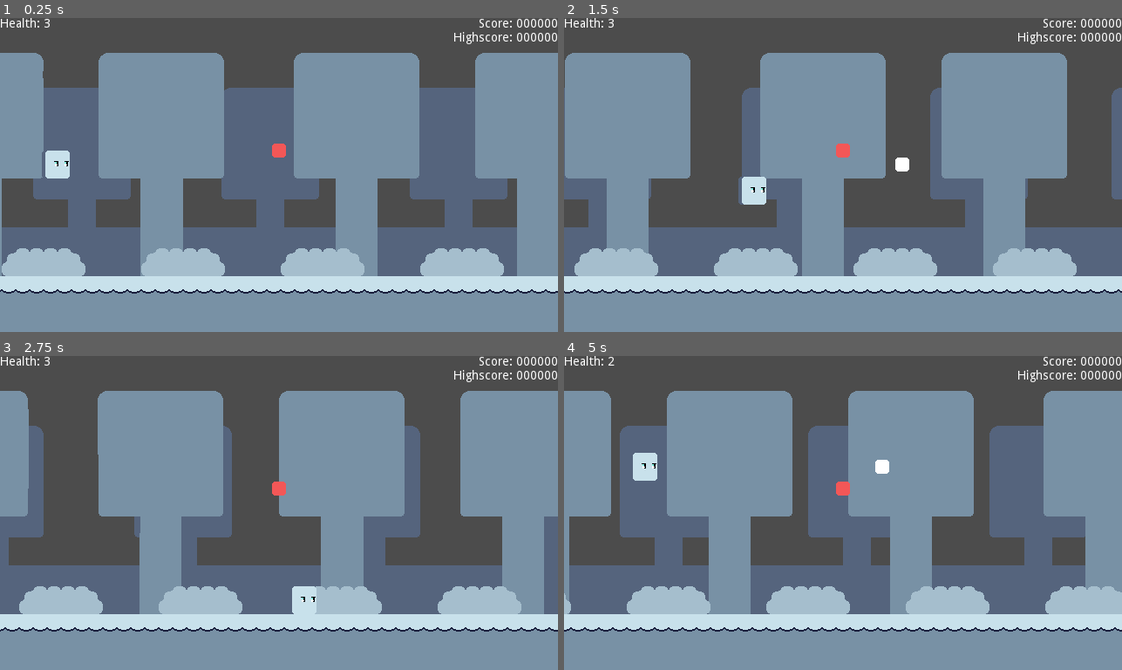
Above: before the commit, frames 1-4 (two rows, left to right).
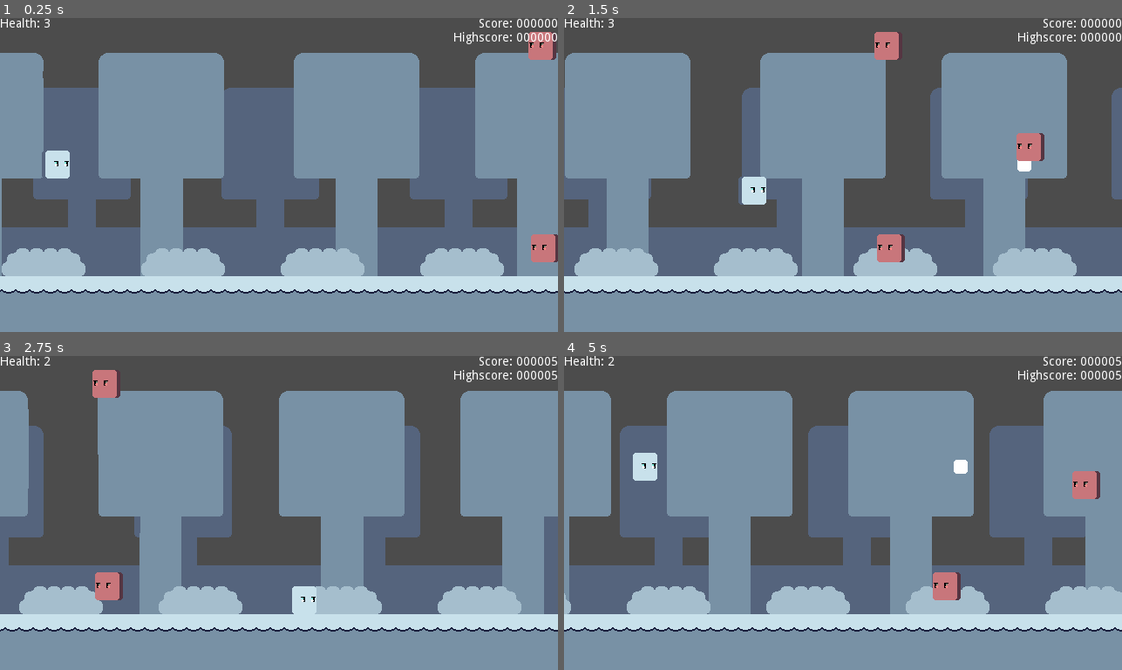
Above: after the commit, the same moments.

Repository: NexusrexDev/Geoshootria
Game: Godot game, scene res://Scenes/Level.tscn
Two runs of this game, one before a commit and one after it. Both use one fixed random seed, a clock stepped at 60 frames per second and the inputs below. The project has no main scene, so this scene is started directly.
Inputs:
- Up to frame 1 (0.25 s): no input
- Up to frame 2 (1.5 s): tap Enter (ui_select) at 0.5 s; hold D (ui_right) 0.53-1.28 s; tap Space (ui_accept) at 0.77 s; hold S (ui_down) from 1.28 s (still down)
- Up to frame 3 (2.75 s): tap Space (ui_accept) at 1.52 s; release S (ui_down) at 2.03 s; hold D (ui_right) from 2.03 s (still down)
- Up to frame 4 (5 s): release D (ui_right) at 2.78 s; hold W (ui_up) 2.78-3.53 s; tap Space (ui_accept) at 3.02, 3.77, 4.52 s; hold A (ui_left) from 3.53 s (still down)

The runs differ from the first frame. In frame 1, 0.9% of the frame differs, in the area x 48-100%, y 4-78%; in frame 2, 1.6%, in the area x 48-87%, y 4-78%; in frame 3, 1.0%; in frame 4, 1.2%.

Commit message:
Implemented a base enemy class and a basic spawner

Diff:
--- /dev/null
+++ b/Assets/Enemy Patterns/testPattern1.tres
@@ -0,0 +1,30 @@
+[gd_resource type="Resource" load_steps=7 format=2]
+
+[ext_resource path="res://Scripts/spawnableResource.gd" type="Script" id=1]
+[ext_resource path="res://Scripts/spawnableClass.gd" type="Script" id=2]
+[ext_resource path="res://Scenes/Enemies/basicEnemy.tscn" type="PackedScene" id=3]
+
+[sub_resource type="Resource" id=1]
+resource_name = "Enemy 1"
+script = ExtResource( 2 )
+type = ExtResource( 3 )
+position = Vector2( 672, 48 )
+pauseTime = 0.8
+
+[sub_resource type="Resource" id=2]
+resource_name = "Enemy 2"
+script = ExtResource( 2 )
+type = ExtResource( 3 )
+position = Vector2( 672, 164 )
+pauseTime = 0.8
+
+[sub_resource type="Resource" id=3]
+resource_name = "Enemy 3"
+script = ExtResource( 2 )
+type = ExtResource( 3 )
+position = Vector2( 672, 280 )
+pauseTime = 0.001
+
+[resource]
+script = ExtResource( 1 )
+enemy = [ SubResource( 1 ), SubResource( 2 ), SubResource( 3 ) ]
--- /dev/null
+++ b/Assets/Enemy Patterns/testPattern2.tres
@@ -0,0 +1,30 @@
+[gd_resource type="Resource" load_steps=7 format=2]
+
+[ext_resource path="res://Scripts/spawnableResource.gd" type="Script" id=1]
+[ext_resource path="res://Scripts/spawnableClass.gd" type="Script" id=2]
+[ext_resource path="res://Scenes/Enemies/basicEnemy.tscn" type="PackedScene" id=3]
+
+[sub_resource type="Resource" id=1]
+resource_name = "Enemy 1"
+script = ExtResource( 2 )
+type = ExtResource( 3 )
+position = Vector2( 672, 280 )
+pauseTime = 0.8
+
+[sub_resource type="Resource" id=2]
+resource_name = "Enemy 2"
+script = ExtResource( 2 )
+type = ExtResource( 3 )
+position = Vector2( 672, 164 )
+pauseTime = 0.8
+
+[sub_resource type="Resource" id=3]
+resource_name = "Enemy 3"
+script = ExtResource( 2 )
+type = ExtResource( 3 )
+position = Vector2( 672, 48 )
+pauseTime = 0.001
+
+[resource]
+script = ExtResource( 1 )
+enemy = [ SubResource( 1 ), SubResource( 2 ), SubResource( 3 ) ]
--- /dev/null
+++ b/Assets/Enemy Patterns/testPattern3.tres
@@ -0,0 +1,30 @@
+[gd_resource type="Resource" load_steps=7 format=2]
+
+[ext_resource path="res://Scripts/spawnableResource.gd" type="Script" id=1]
+[ext_resource path="res://Scripts/spawnableClass.gd" type="Script" id=2]
+[ext_resource path="res://Scenes/Enemies/basicEnemy.tscn" type="PackedScene" id=3]
+
+[sub_resource type="Resource" id=1]
+resource_name = "Enemy 1"
+script = ExtResource( 2 )
+type = ExtResource( 3 )
+position = Vector2( 672, 48 )
+pauseTime = 0.001
+
+[sub_resource type="Resource" id=2]
+resource_name = "Enemy 2"
+script = ExtResource( 2 )
+type = ExtResource( 3 )
+position = Vector2( 672, 280 )
+pauseTime = 0.8
+
+[sub_resource type="Resource" id=3]
+resource_name = "Enemy 3"
+script = ExtResource( 2 )
+type = ExtResource( 3 )
+position = Vector2( 672, 164 )
+pauseTime = 0.001
+
+[resource]
+script = ExtResource( 1 )
+enemy = [ SubResource( 1 ), SubResource( 2 ), SubResource( 3 ) ]
--- /dev/null
+++ b/Scenes/Enemies/basicEnemy.tscn
@@ -0,0 +1,8 @@
+[gd_scene load_steps=2 format=2]
+
+[ext_resource path="res://Scenes/Enemy.tscn" type="PackedScene" id=1]
+
+[node name="basicEnemy" instance=ExtResource( 1 )]
+health = 1
+score = 5
+motion = Vector2( -200, 0 )
--- /dev/null
+++ b/Scenes/Enemy.tscn
@@ -0,0 +1,28 @@
+[gd_scene load_steps=4 format=2]
+
+[ext_resource path="res://Assets/Prototype/Sprites/characterPlaceholder.png" type="Texture" id=1]
+[ext_resource path="res://Scripts/baseEnemy.gd" type="Script" id=2]
+
+[sub_resource type="RectangleShape2D" id=1]
+extents = Vector2( 16, 16 )
+
+[node name="Enemy" type="Area2D" groups=["enemy"]]
+z_index = 5
+script = ExtResource( 2 )
+
+[node name="CollisionShape2D" type="CollisionShape2D" parent="."]
+position = Vector2( 0, -16 )
+shape = SubResource( 1 )
+
+[node name="Sprite" type="Sprite" parent="."]
+modulate = Color( 1, 0.52549, 0.52549, 1 )
+texture = ExtResource( 1 )
+centered = false
+offset = Vector2( -16, -32 )
+flip_h = true
+
+[node name="iframeTimer" type="Timer" parent="."]
+wait_time = 0.35
+one_shot = true
+
+[connection signal="area_entered" from="." to="." method="_on_Enemy_area_entered"]
--- a/Scenes/Level.tscn
+++ b/Scenes/Level.tscn
@@ -6,7 +6,7 @@
 [ext_resource path="res://Assets/Prototype/Sprites/treebackPlaceholder.png" type="Texture" id=4]
 [ext_resource path="res://Assets/Prototype/Sprites/bushPlaceholder.png" type="Texture" id=5]
 [ext_resource path="res://Scripts/ParallaxManager.gd" type="Script" id=6]
-[ext_resource path="res://Scenes/enemyProjectile.tscn" type="PackedScene" id=7]
+[ext_resource path="res://Scenes/Spawner.tscn" type="PackedScene" id=7]
 [ext_resource path="res://Scenes/HUD.tscn" type="PackedScene" id=8]
 
 [sub_resource type="RectangleShape2D" id=1]
@@ -17,6 +17,9 @@
 
 [sub_resource type="RectangleShape2D" id=3]
 extents = Vector2( 352, 16 )
+
+[sub_resource type="RectangleShape2D" id=4]
+extents = Vector2( 16, 148 )
 
 [node name="Level" type="Node2D"]
 
@@ -97,9 +100,14 @@
 
 [node name="HUD" parent="." instance=ExtResource( 8 )]
 
-[node name="Projectile" parent="." instance=ExtResource( 7 )]
-position = Vector2( 320, 152 )
-speed = 0
+[node name="EnemyLimit" type="Area2D" parent="." groups=["enemyLimit"]]
+
+[node name="CollisionShape2D" type="CollisionShape2D" parent="EnemyLimit"]
+modulate = Color( 0.121569, 0.384314, 0.454902, 1 )
+position = Vector2( -48, 148 )
+shape = SubResource( 4 )
+
+[node name="Spawner" parent="." instance=ExtResource( 7 )]
 
 [connection signal="death" from="Player" to="HUD" method="gameOver"]
 [connection signal="healthChange" from="Player" to="HUD" method="healthUpdate"]
--- a/Scenes/Player.tscn
+++ b/Scenes/Player.tscn
@@ -1,7 +1,8 @@
-[gd_scene load_steps=5 format=2]
+[gd_scene load_steps=6 format=2]
 
 [ext_resource path="res://Assets/Prototype/Sprites/characterPlaceholder.png" type="Texture" id=1]
 [ext_resource path="res://Scripts/Player.gd" type="Script" id=2]
+[ext_resource path="res://Scenes/playerProjectile.tscn" type="PackedScene" id=3]
 
 [sub_resource type="RectangleShape2D" id=1]
 extents = Vector2( 16, 16 )
@@ -12,6 +13,7 @@
 [node name="Player" type="KinematicBody2D"]
 z_index = 10
 script = ExtResource( 2 )
+projectile = ExtResource( 3 )
 
 [node name="CollisionShape2D" type="CollisionShape2D" parent="."]
 position = Vector2( 0, -16 )
--- /dev/null
+++ b/Scenes/Spawner.tscn
@@ -0,0 +1,20 @@
+[gd_scene load_steps=5 format=2]
+
+[ext_resource path="res://Scripts/Spawner.gd" type="Script" id=1]
+[ext_resource path="res://Assets/Enemy Patterns/testPattern2.tres" type="Resource" id=2]
+[ext_resource path="res://Assets/Enemy Patterns/testPattern3.tres" type="Resource" id=3]
+[ext_resource path="res://Assets/Enemy Patterns/testPattern1.tres" type="Resource" id=4]
+
+[node name="Spawner" type="Node"]
+script = ExtResource( 1 )
+pattern = [ ExtResource( 4 ), ExtResource( 2 ), ExtResource( 3 ) ]
+
+[node name="patternTimer" type="Timer" parent="."]
+wait_time = 0.35
+one_shot = true
+
+[node name="enemyTimer" type="Timer" parent="."]
+one_shot = true
+
+[connection signal="timeout" from="patternTimer" to="." method="patternSelector"]
+[connection signal="timeout" from="enemyTimer" to="." method="spawnEnemy"]
--- /dev/null
+++ b/Scenes/playerProjectile.tscn
@@ -0,0 +1,5 @@
+[gd_scene load_steps=2 format=2]
+
+[ext_resource path="res://Scenes/Projectile.tscn" type="PackedScene" id=1]
+
+[node name="Projectile" groups=["playerProj"] instance=ExtResource( 1 )]
--- a/Scripts/HUD.gd
+++ b/Scripts/HUD.gd
@@ -42,6 +42,13 @@
 	health = value
 	refreshHUD()
 
+func scoreUpdate(value):
+	score += value
+	# Update the highscore if the current score is bigger
+	if score > highscore:
+		highscore = score
+	refreshHUD()
+
 func gameOver():
 	#Enables input to restart, should be replaced with death animation then the prompt to restart
 	set_process(true)
--- a/Scripts/Player.gd
+++ b/Scripts/Player.gd
@@ -8,11 +8,15 @@
 onready var shootingPos = $Position2D
 onready var shootTimer = $shootTimer
 onready var invisTimer = $iframeTimer
+
 signal healthChange(value)
 signal death()
 
-# Constants
-const projectile = preload("res://Scenes/Projectile.tscn")
+# Packed scenes
+export(PackedScene) var projectile
+
+func _ready():
+	print(projectile)
 
 func _process(_delta):
 	shooting()
--- /dev/null
+++ b/Scripts/Spawner.gd
@@ -0,0 +1,38 @@
+# Spawner.gd
+extends Node
+
+# Variables
+export(Array, Resource) var pattern
+var currentPattern
+var currentEnemy
+var fullEnemies
+var completedEnemy
+onready var patternTimer = $patternTimer
+onready var enemyTimer = $enemyTimer
+
+func _ready():
+	randomize()
+	patternSelector()
+
+func patternSelector():
+	currentPattern = pattern[randi() % pattern.size()]
+	currentEnemy = 0
+	completedEnemy = 0
+	fullEnemies = currentPattern.enemy.size()
+	spawnEnemy()
+
+func spawnEnemy():
+	if currentEnemy < fullEnemies:
+		# Create an instance
+		var object = currentPattern.enemy[currentEnemy].type.instance()
+		get_parent().call_deferred("add_child",object)
+		object.global_position = currentPattern.enemy[currentEnemy].position
+		enemyTimer.wait_time = currentPattern.enemy[currentEnemy].pauseTime
+		enemyTimer.start()
+		currentEnemy += 1
+
+func enemyPassed():
+	completedEnemy += 1
+	# Start the pattern choosing process if all enemies have passed
+	if currentEnemy == fullEnemies && completedEnemy == currentEnemy:
+		patternTimer.start()
--- /dev/null
+++ b/Scripts/baseEnemy.gd
@@ -0,0 +1,42 @@
+# baseEnemy.gd
+extends Area2D
+
+# Variables
+export var health: int
+export var score: int
+export var motion: Vector2
+onready var invisTimer = $iframeTimer
+
+signal death(score)
+signal completed()
+
+func _ready():
+	# Connecting the score update signal to the HUD/Game Manager
+	var HUD = get_node("/root/Level/HUD")
+	connect("death", HUD, "scoreUpdate")
+	# Connecting the death and safe passing/destruction to the spawner
+	var Spawner = get_node("/root/Level/Spawner")
+	connect("completed", Spawner, "enemyPassed")
+
+func _process(delta):
+	# Basic movement, use the inherited scripts to apply motion
+	position += motion * delta
+
+func damage(area):
+	if invisTimer.is_stopped():
+		health -= 1
+		area.queue_free()
+		invisTimer.start()
+		if health <= 0:
+			#Should include death effects and death signal to the spawner
+			emit_signal("death", score)
+			emit_signal("completed")
+			queue_free()
+
+func _on_Enemy_area_entered(area):
+	if area.is_in_group("playerProj"):
+		damage(area)
+
+	if area.is_in_group("enemyLimit"):
+		emit_signal("completed")
+		queue_free()
--- a/Scripts/baseProjectile.gd
+++ b/Scripts/baseProjectile.gd
@@ -3,13 +3,12 @@
 
 # Variables
 export var angle = 0
-export var speed = 400
+export var speed = 600
 var motion = Vector2.ZERO
 
 func _ready():
 	var c_angle = (angle*PI) / 180
 	motion = Vector2(cos(c_angle),-sin(c_angle))
-	pass
 
 func _process(delta):
 	position += motion * speed * delta
--- /dev/null
+++ b/Scripts/spawnableClass.gd
@@ -0,0 +1,6 @@
+extends Resource
+class_name Spawnable
+
+export(PackedScene) var type
+export(Vector2) var position
+export(float) var pauseTime
--- /dev/null
+++ b/Scripts/spawnableResource.gd
@@ -0,0 +1,15 @@
+# spawnableResource.gd
+tool
+extends Resource
+class_name SpawnPattern
+
+# Variables
+export(Array, Resource) var enemy setget set_custom_res
+
+func set_custom_res(value):
+	enemy.resize(value.size())
+	enemy = value
+	for i in enemy.size():
+		if not enemy[i]:
+			enemy[i] = Spawnable.new()
+			enemy[i].resource_name = "Enemy " + str(i+1)
--- a/project.godot
+++ b/project.godot
@@ -8,10 +8,30 @@
 
 config_version=4
 
+_global_script_classes=[ {
+"base": "Resource",
+"class": "SpawnPattern",
+"language": "GDScript",
+"path": "res://Scripts/spawnableResource.gd"
+}, {
+"base": "Resource",
+"class": "Spawnable",
+"language": "GDScript",
+"path": "res://Scripts/spawnableClass.gd"
+} ]
+_global_script_class_icons={
+"SpawnPattern": "",
+"Spawnable": ""
+}
+
 [application]
 
 config/name="Shootemupthing"
 config/icon="res://icon.png"
+
+[debug]
+
+gdscript/warnings/return_value_discarded=false
 
 [display]
 
Not shown: 1 places in Scenes/Level.tscn that only renumber resources
